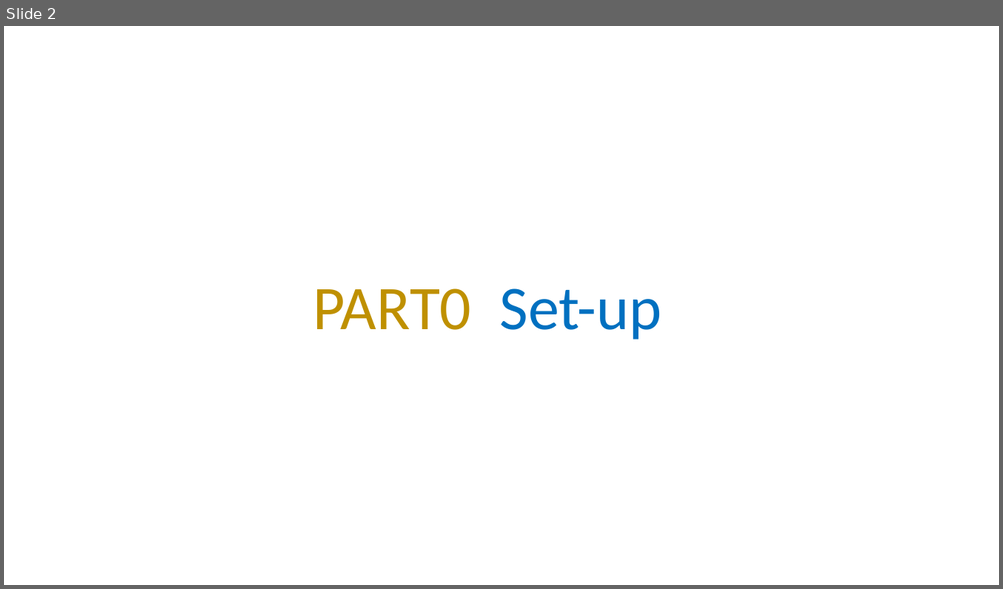
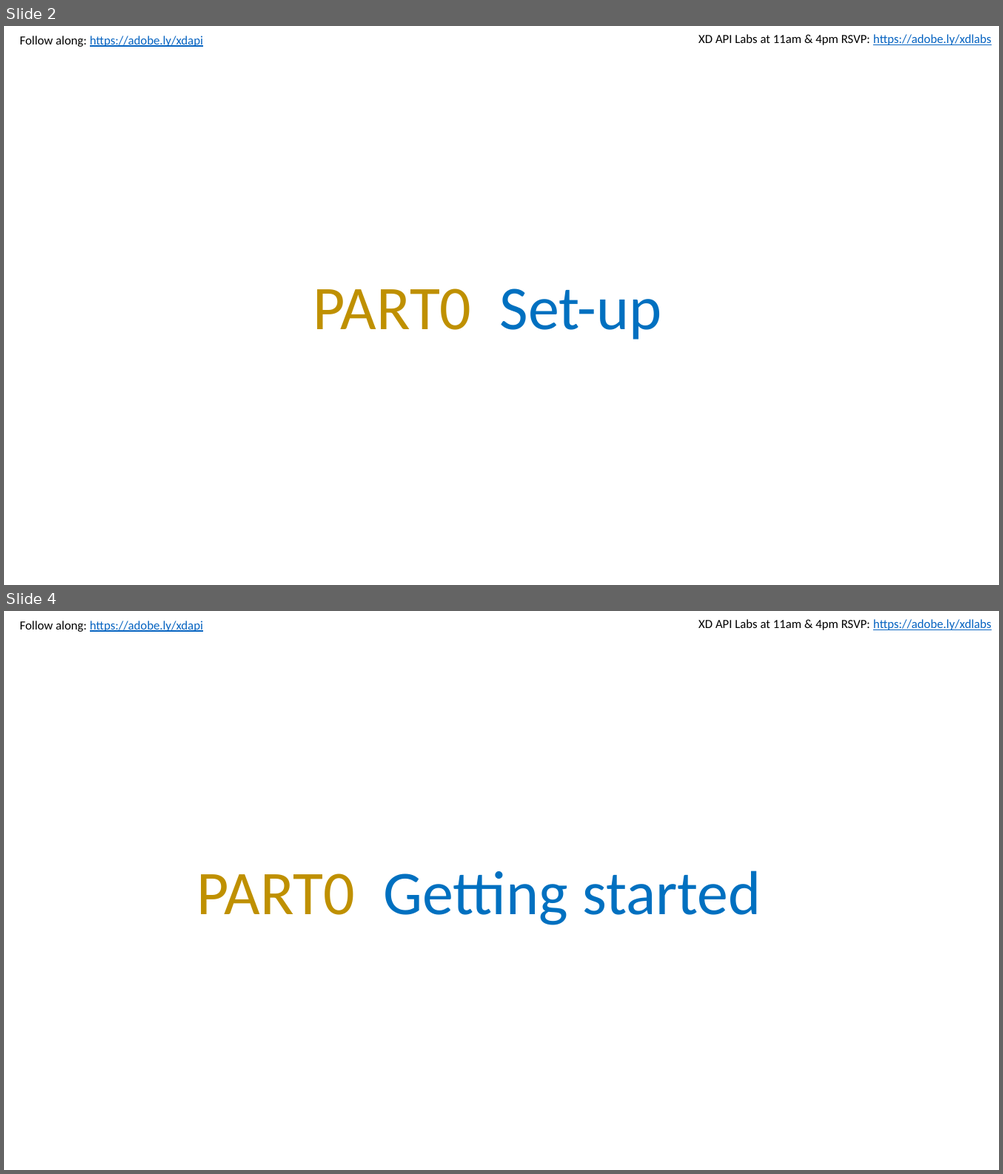
Before and after one commit to dkstevekwak/xd-plugin-labs, a slide deck: max-labs.pptx. Shown one above the other, each under a label of ours: slide 2 before the commit, slides 2 and 4 after it; the slides between them are not shown. The pictures are 1003x589 and 1003x1174 pixels, drawn with LibreOffice and Linux fonts; fonts in the diff are those of the drawing. Boxes give left, top, right and bottom in pixels: in the first picture for what was removed or moved away, otherwise in the second. Text is boxed around its words. In the diff, an @@ line names an element or a change of style, - is before the commit and + after.

Commit message:
part 0 added and ppt modified

```diff
--- a/max-labs.pptx
+++ b/max-labs.pptx
@@ slide 4 added at [4, 611, 999, 1170], background #FFFFFF; not listed: 2 template elements that a slide beside it also shows @@
@@ text added at [196, 871, 761, 925], 60 pt, text #0070C0 @@
+PART0 Getting started
@@ slide 2 changed as well @@
@@ text added at [20, 36, 203, 47], 12 pt, text #0563C1, underline @@
+Follow along: https://adobe.ly/xdapi
@@ text added at [698, 34, 991, 45], 12 pt, text #000000 @@
+XD API Labs at 11am & 4pm RSVP: https://adobe.ly/xdlabs
```
Also in this commit, not shown: 22 other slides changed, 2 other slides added, 1 slide removed, 2 other files.
